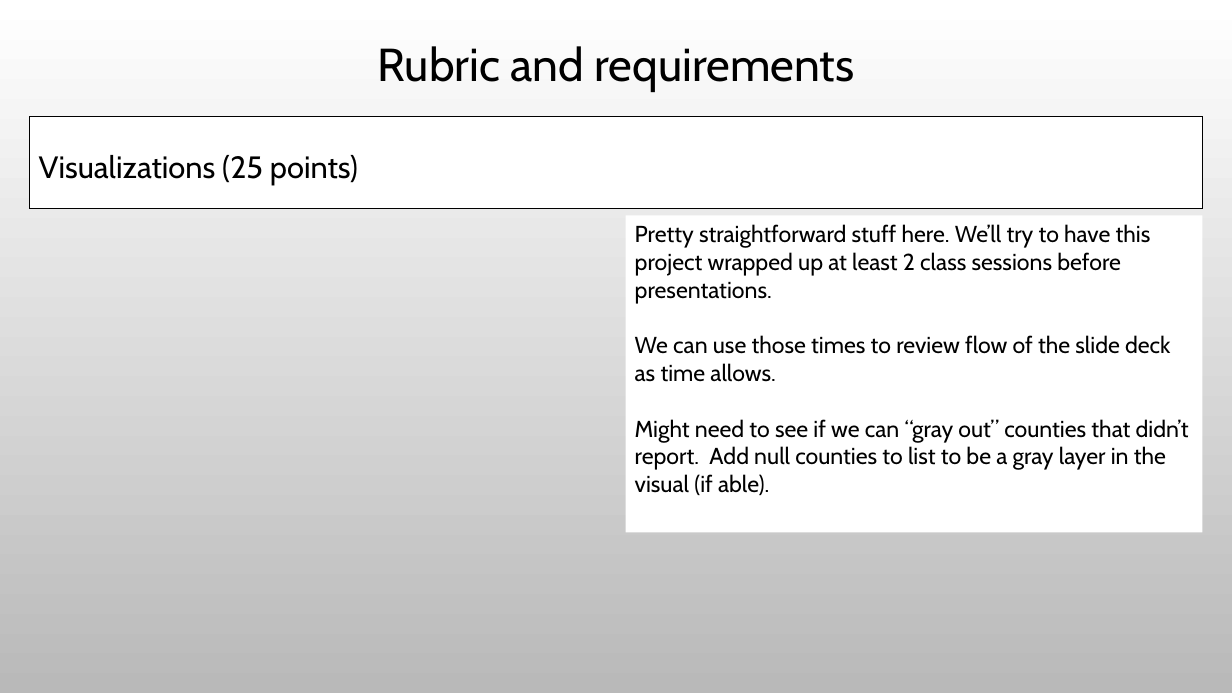
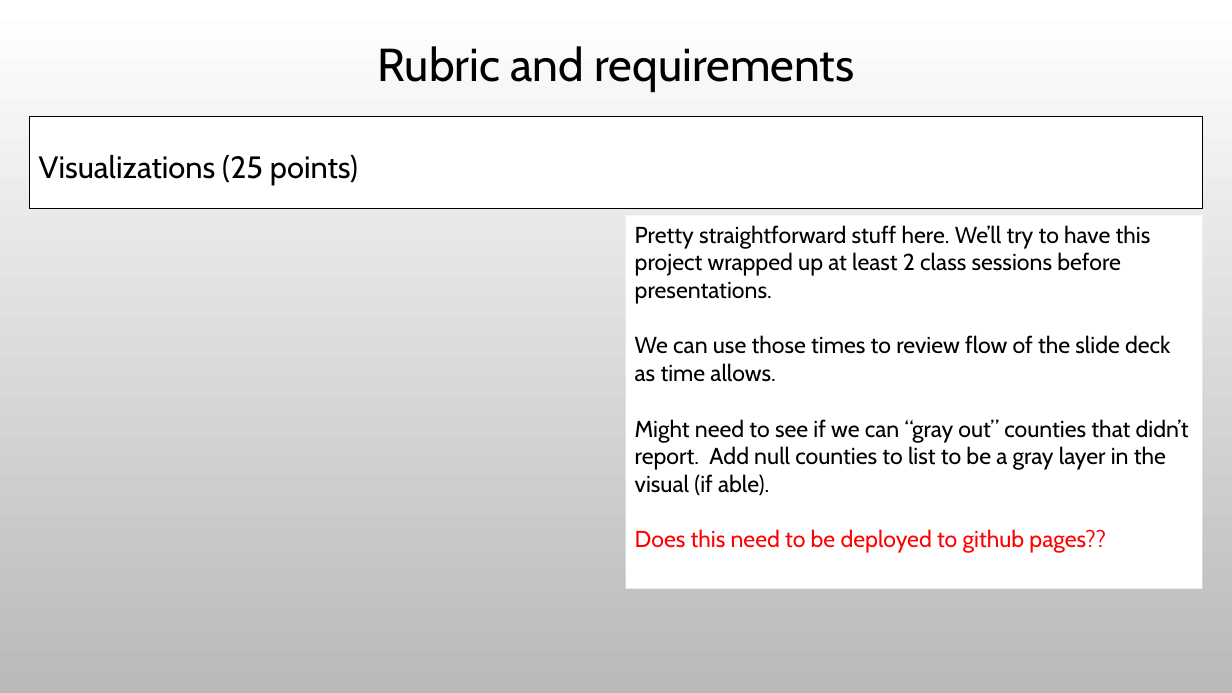
Before and after one commit to Evdawg/Project_3_Mosquito-borne_Diseases, a slide deck: slide 8 of Project_3_outline.pptx (slide 7 before the commit). Drawn at 1232x693 pixels with LibreOffice and Linux fonts; fonts in the diff are those of the drawing; background and template pictures are left out. Boxes give left, top, right and bottom in pixels: in the first picture for what was removed or moved away, otherwise in the second. Text is boxed around its words. In the diff, an @@ line names an element or a change of style, - is before the commit and + after.

```diff
--- a/Project_3_outline.pptx
+++ b/Project_3_outline.pptx
@@ rectangle "Pretty straightforward stuff here. We’ll ...": place and size @@
-rectangle "Pretty straightforward stuff here. We’ll ..." at <box>626,215,1202,532</box>
+rectangle "Pretty straightforward stuff here. We’ll ..." at <box>626,215,1202,589</box>
@@ text in rectangle at <box>635,529,1106,553</box>: paragraph added @@
+Does this need to be deployed to github pages??
```
Also in this commit, not shown: 2 other slides changed, 1 slide added, 1 other file.
